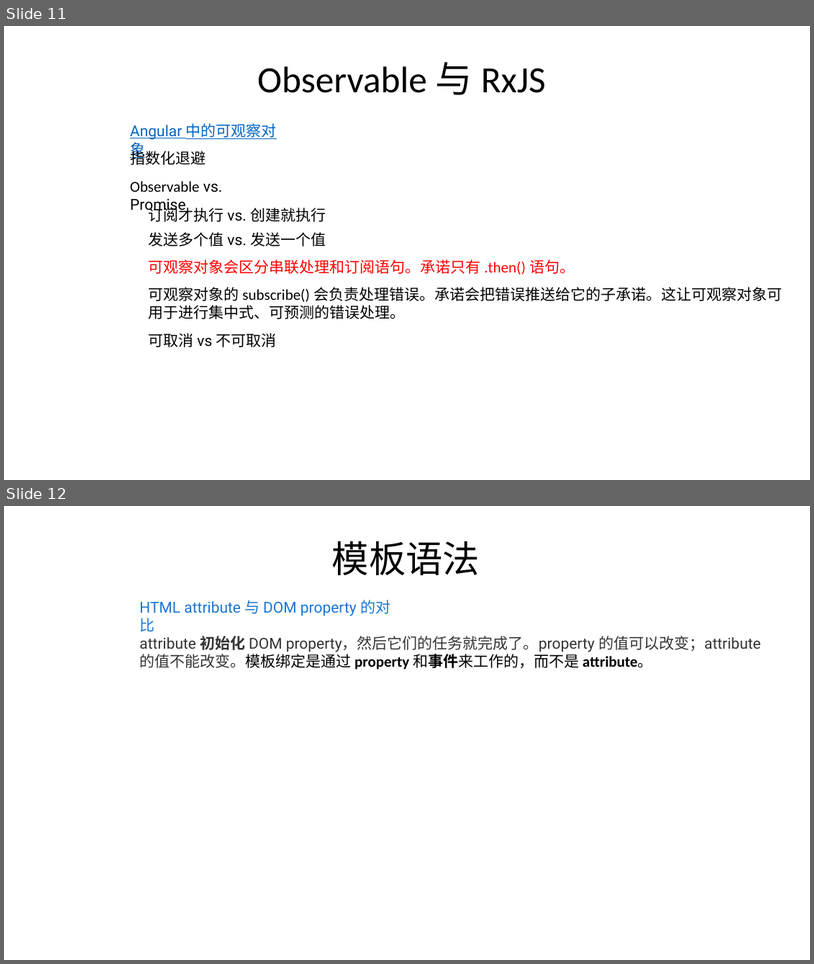
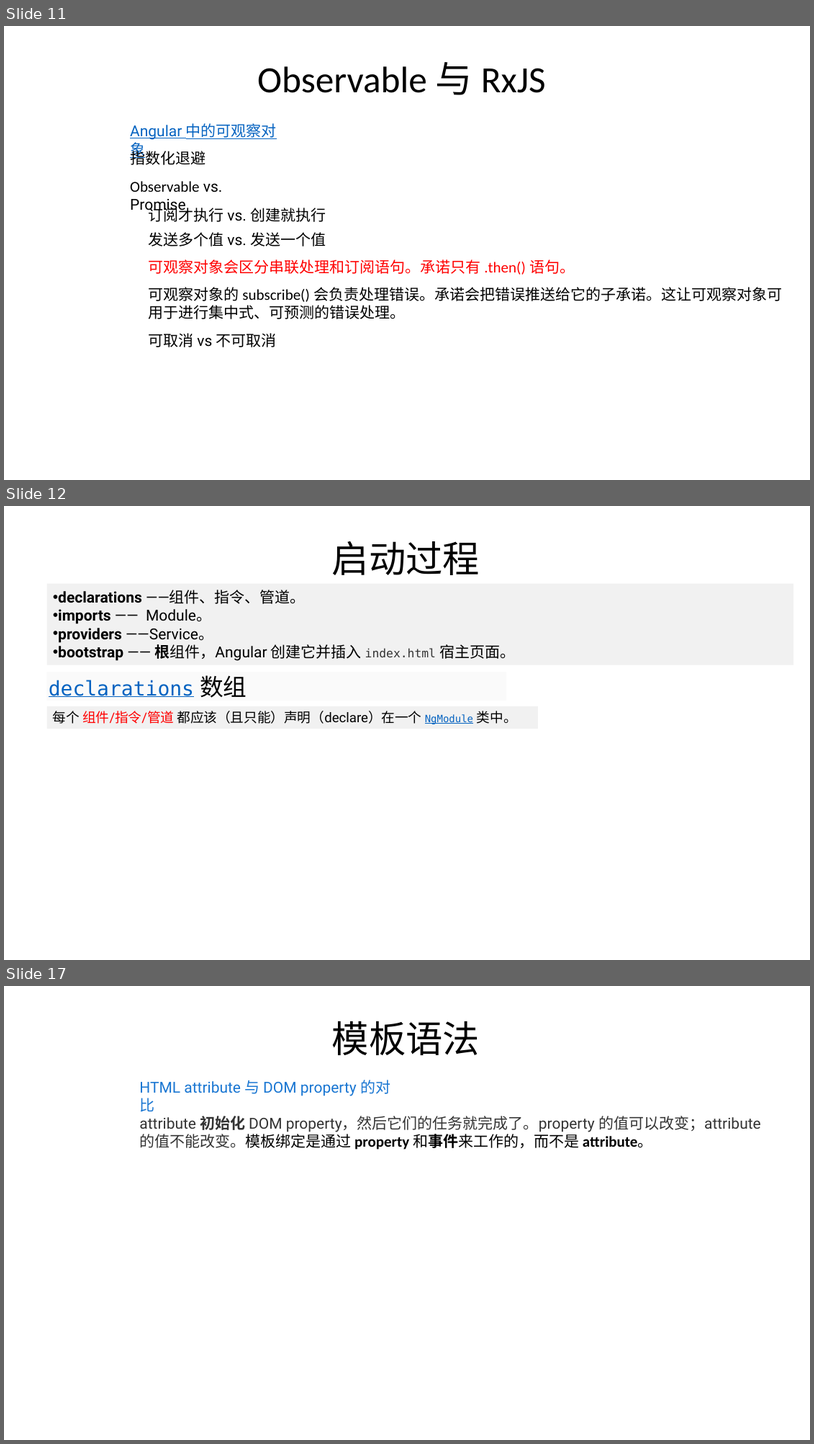
Before and after one commit to FredJiangFei/AngularDemo, a slide deck: Documents/angular.pptx. Shown one above the other, each under a label of ours: slides 11 and 12 before the commit, slides 11, 12 and 17 after it; the slides between them are not shown. The pictures are 814x964 and 814x1444 pixels, drawn with LibreOffice and Linux fonts; fonts in the diff are those of the drawing. Boxes give left, top, right and bottom in pixels: in the first picture for what was removed or moved away, otherwise in the second. Text is boxed around its words. In the diff, an @@ line names an element or a change of style, - is before the commit and + after.

```diff
--- a/Documents/angular.pptx
+++ b/Documents/angular.pptx
@@ slide 12 added at bbox=[4, 506, 810, 960], background #FFFFFF @@
@@ text added at bbox=[332, 541, 480, 575], 44 pt, text #000000 @@
+启动过程
@@ rectangle added at bbox=[47, 584, 794, 665], fill #F1F1F1, 18 pt, text #000000 @@
+• declarations ——组件、指令、管道。
+• imports —— Module。
+• providers ——Service。
+• bootstrap —— 根组件，Angular 创建它并插入 index.html 宿主页面。
@@ text added at bbox=[49, 675, 247, 698], 24 pt, text #0563C1, underline @@
+declarations 数组
@@ rectangle added at bbox=[47, 706, 538, 728], fill #F1F1F1, 16 pt, text #000000 @@
+每个 组件/指令/管道 都应该（且只能）声明（declare）在一个 NgModule 类中。
@@ what was slide 12 is now slide 17 @@
```
Also in this commit, not shown: 4 other slides added.
